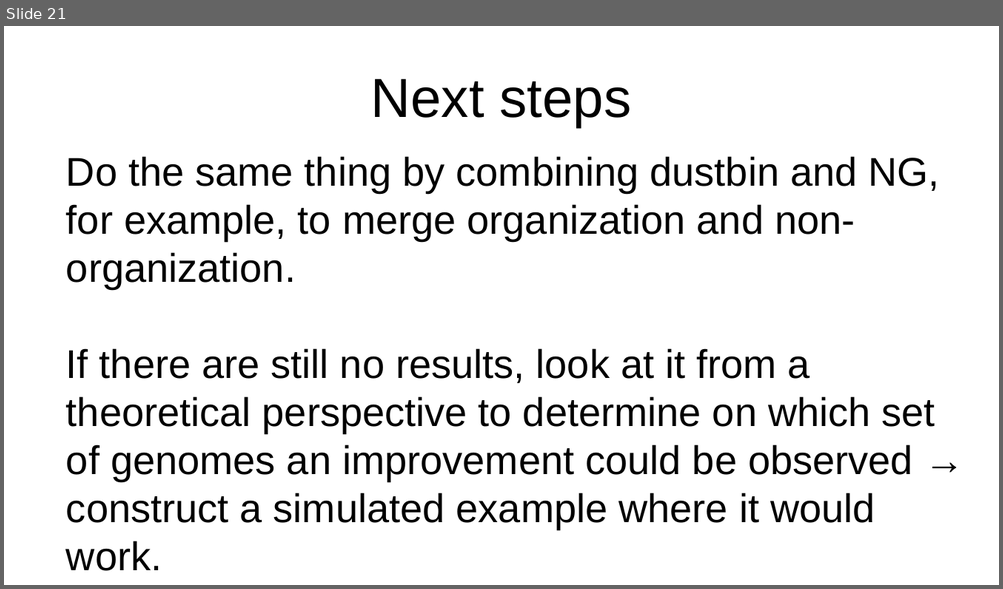
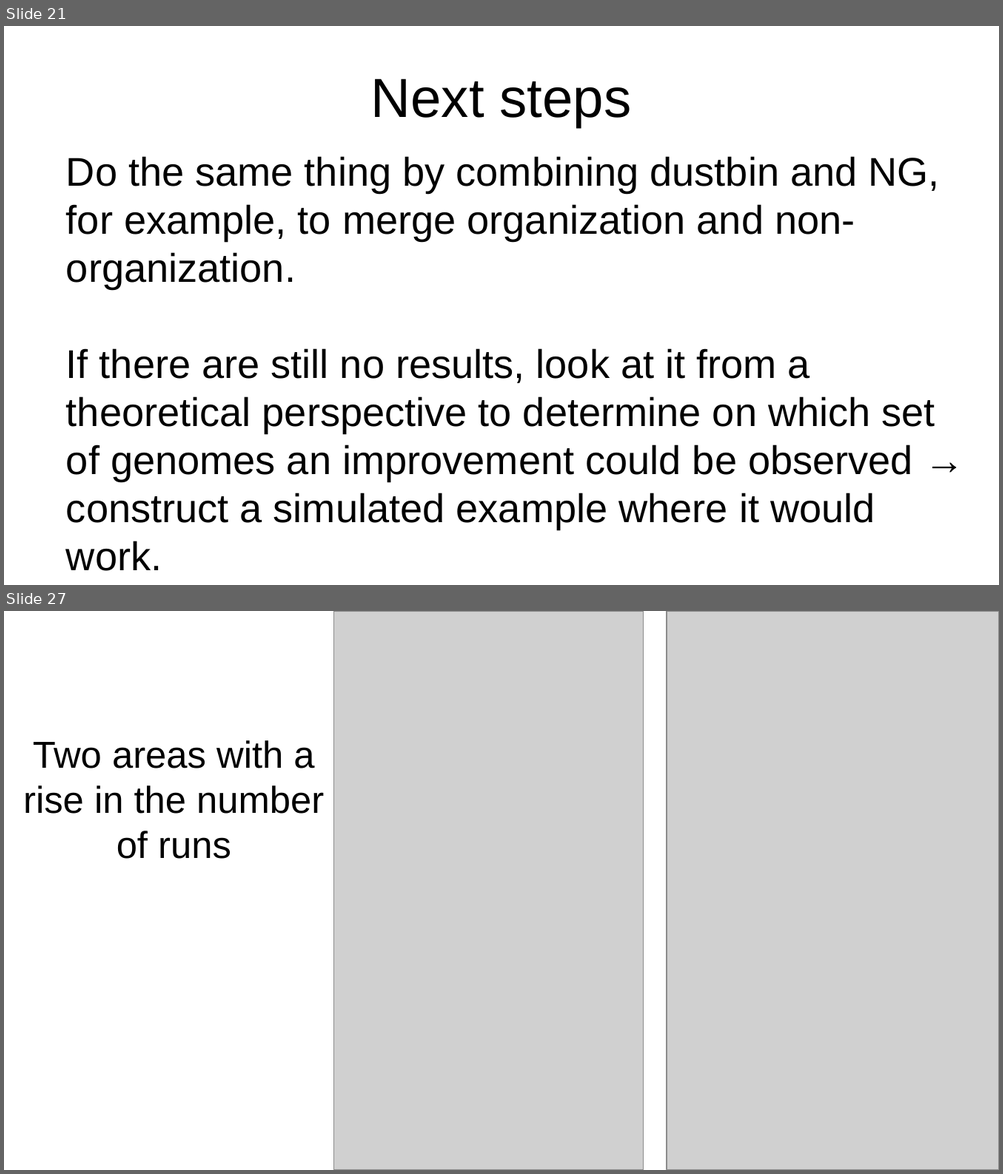
Before and after one commit to AntaoA/Amory_BWT_M1_project_Bioinfo, a slide deck: Diapo.odp. Shown one above the other, each under a label of ours: slide 21 before the commit, slides 21 and 27 after it; the slides between them are not shown. The pictures are 1003x589 and 1003x1174 pixels, drawn with LibreOffice and Linux fonts; fonts in the diff are those of the drawing; grey boxes stand for pictures. Boxes give left, top, right and bottom in pixels: in the first picture for what was removed or moved away, otherwise in the second. Text is boxed around its words. In the diff, an @@ line names an element or a change of style, - is before the commit and + after.

```diff
--- a/Diapo.odp
+++ b/Diapo.odp
@@ slide 27 added at (x1=4, y1=611, x2=999, y2=1170), background #FFFFFF @@
@@ picture added at (x1=333, y1=611, x2=643, y2=1170) @@
@@ picture added at (x1=666, y1=611, x2=999, y2=1170) @@
@@ title added at (x1=23, y1=741, x2=324, y2=859), 30 pt, text #000000 @@
+Two areas with a rise in the number of runs
```
Also in this commit, not shown: 9 other slides added, 12 other files.
